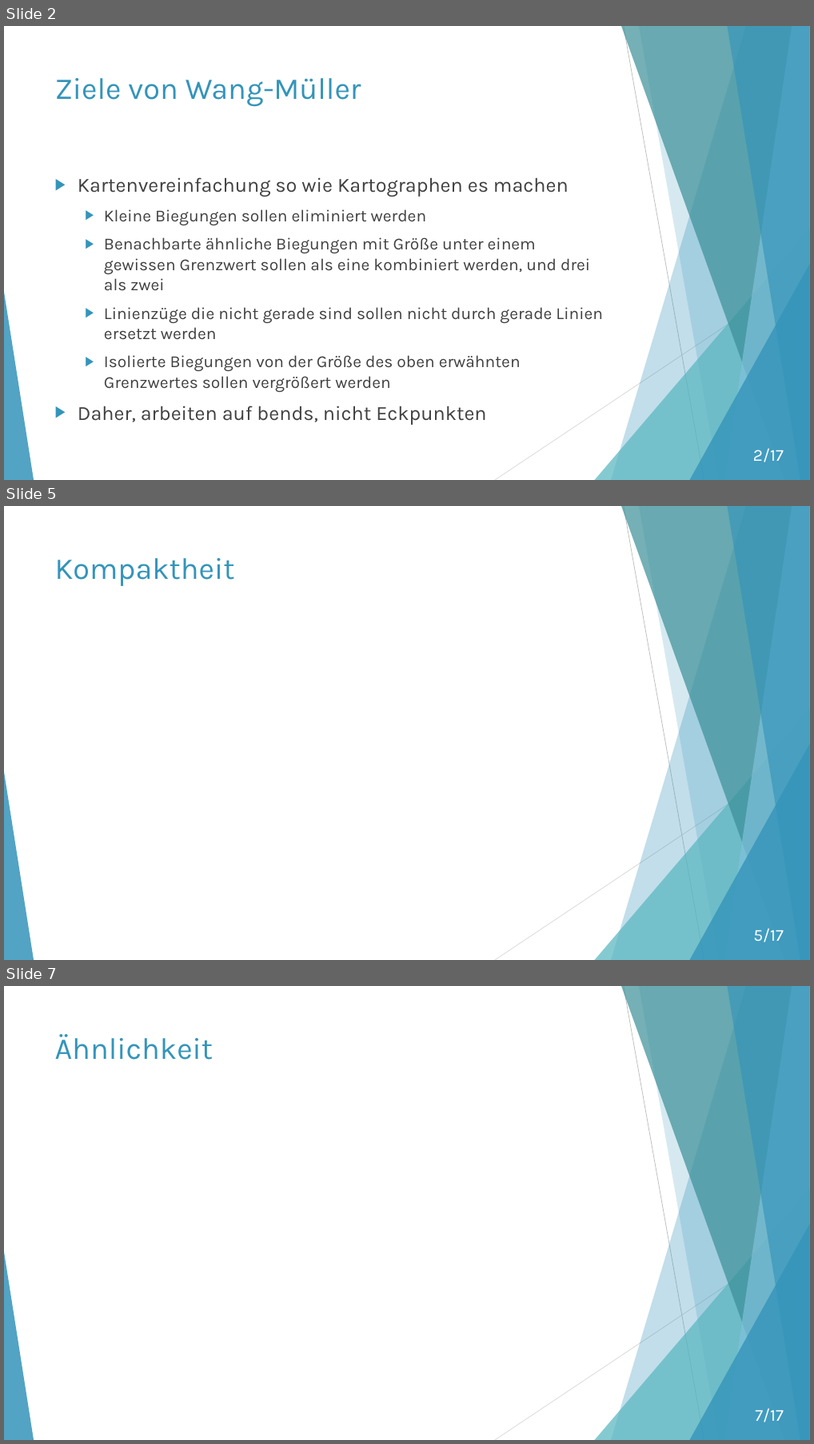
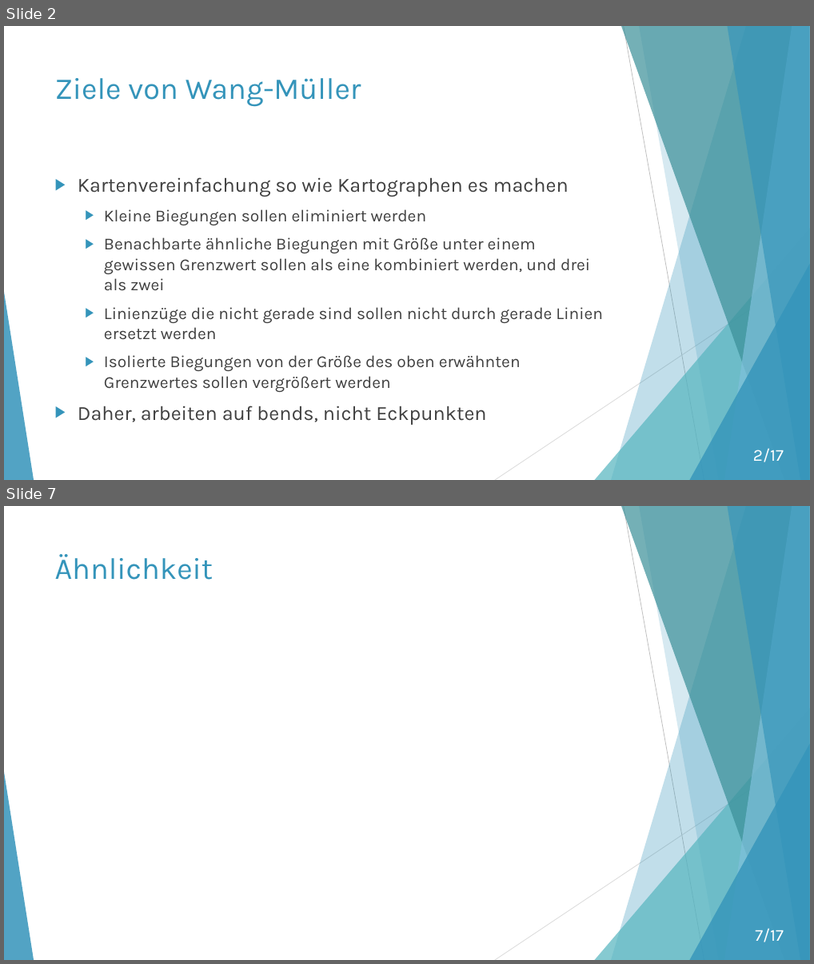
Before and after one commit to moritzhe/algokarto, a slide deck: Wang-Müller.pptx. Shown one above the other, each under a label of ours: slides 2, 5 and 7 before the commit, slides 2 and 7 after it; the slides between them are not shown. The pictures are 814x1444 and 814x964 pixels, drawn with LibreOffice and Linux fonts; fonts in the diff are those of the drawing; grey boxes stand for pictures. Boxes give left, top, right and bottom in pixels: in the first picture for what was removed or moved away, otherwise in the second. Text is boxed around its words. In the diff, an @@ line names an element or a change of style, - is before the commit and + after.

```diff
--- a/Wang-Müller.pptx
+++ b/Wang-Müller.pptx
@@ slide 5 removed at bbox=[4, 506, 810, 960], background #FFFFFF; not listed: 10 template elements that a slide beside it also shows @@
@@ title removed at bbox=[55, 558, 235, 586] @@
-Kompaktheit
@@ page number removed at bbox=[754, 928, 784, 942] @@
-5/17
```
Also in this commit, not shown: 3 slides changed, 1 slide added.
